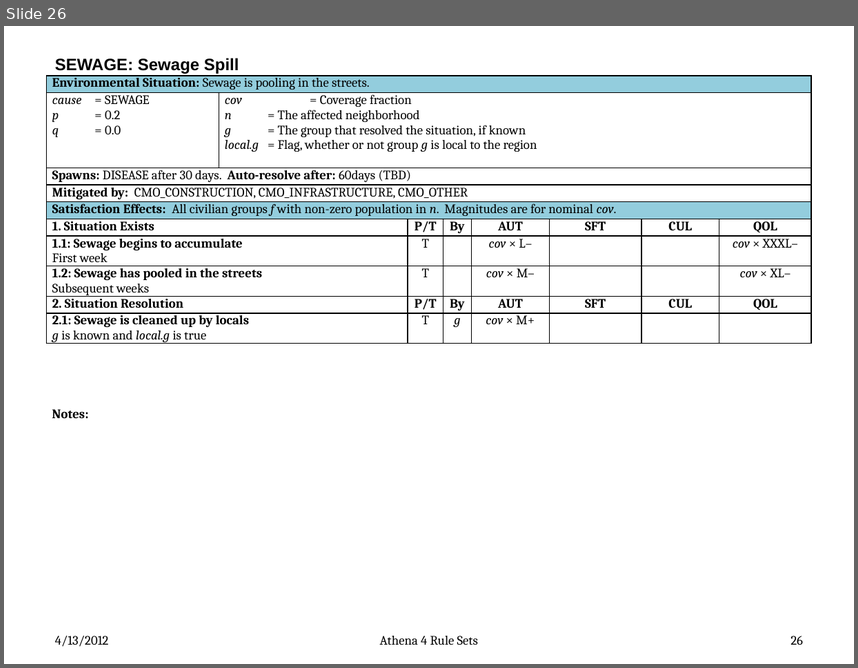
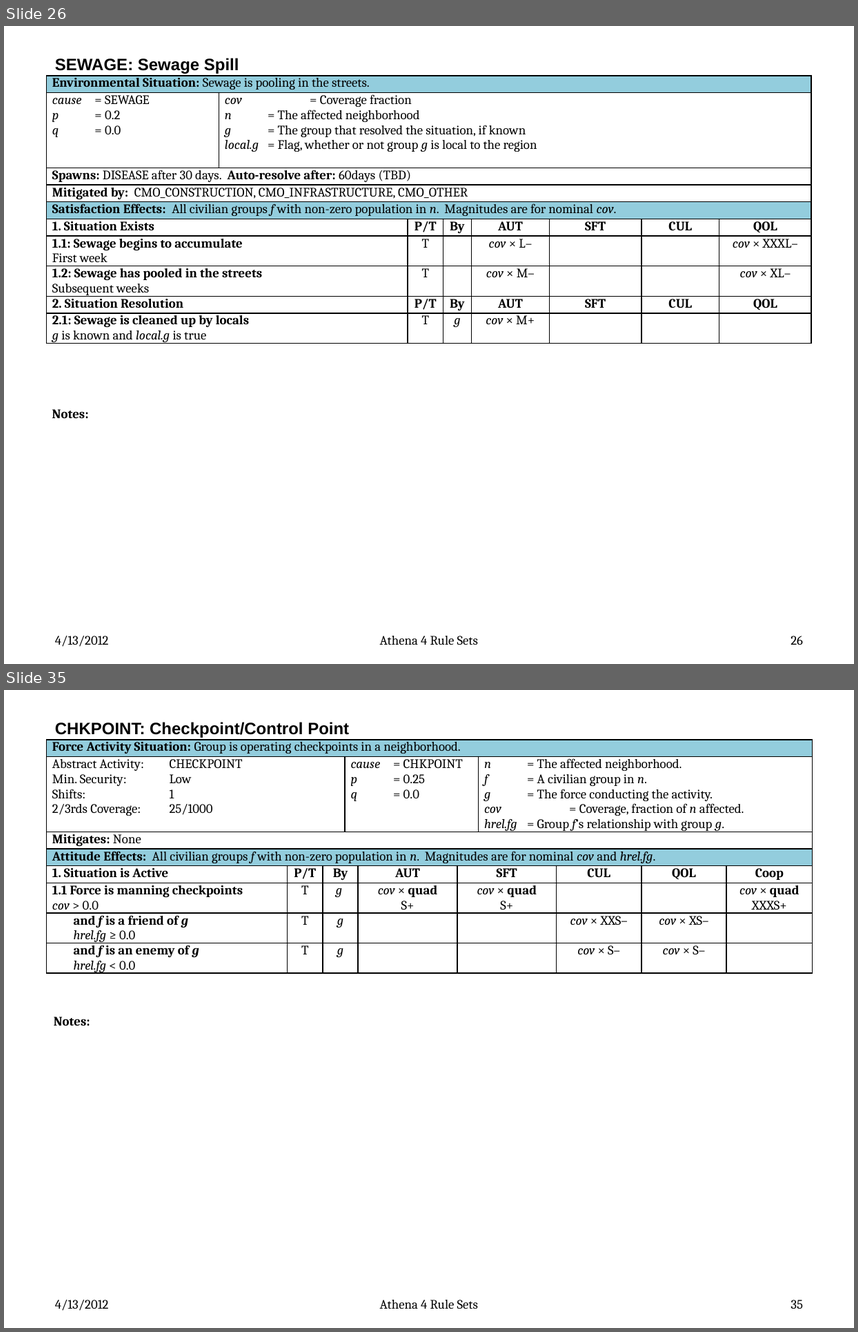
Before and after one commit to AthenaModel/athena-legacy, a slide deck: docs/dev/rules.pptx. Shown one above the other, each under a label of ours: slide 26 before the commit, slides 26 and 35 after it; the slides between them are not shown. The pictures are 858x668 and 858x1332 pixels, drawn with LibreOffice and Linux fonts; fonts in the diff are those of the drawing. Boxes give left, top, right and bottom in pixels: in the first picture for what was removed or moved away, otherwise in the second. Text is boxed around its words. In the diff, an @@ line names an element or a change of style, - is before the commit and + after.

```diff
--- a/docs/dev/rules.pptx
+++ b/docs/dev/rules.pptx
@@ slide 35 added at bbox=[4, 690, 854, 1328], background #FFFFFF @@
@@ title added at bbox=[55, 722, 349, 738], 14 pt, text #000000, bold @@
+CHKPOINT: Checkpoint/Control Point
@@ table added at bbox=[47, 739, 813, 979], 8 rows, 10 columns @@
+Force Activity Situation: Group is operating checkpoints in a neighborhood. |  |  |  |  |  |  |  |  | 
+Abstract Activity: CHECKPOINT / Min. Security: Low / Shifts: 1 / 2/3rds Coverage: 25/1000 |  |  | cause = CHKPOINT / p = 0.25 / q = 0.0 |  |  | n = The affected neighborhood. / f = A civilian group in n. / g = The force conducting the activity. / cov = Coverage, fraction of n affected. / hrel.fg = Group f’s relationship with group g. |  |  | 
+Mitigates: None |  |  |  |  |  |  |  |  | 
+Attitude Effects: All civilian groups f with non-zero population in n. Magnitudes are for nominal cov and hrel.fg. |  |  |  |  |  |  |  |  | 
+1. Situation is Active | P/T | By |  | AUT | SFT |  | CUL | QOL | Coop
+1.1 Force is manning checkpoints / cov > 0.0 | T | g |  | cov × quad / S+ | cov × quad / S+ |  |  |  | cov × quad / XXXS+
+and f is a friend of g / hrel.fg ≥ 0.0 | T | g |  |  |  |  | cov × XXS– | cov × XS– | 
+and f is an enemy of g / hrel.fg < 0.0 | T | g |  |  |  |  | cov × S– | cov × S– | 
@@ text added at bbox=[54, 1016, 90, 1025], 11 pt, text #000000, bold @@
+Notes:
@@ text added at bbox=[55, 1299, 109, 1310], 11 pt, text #000000 @@
+4/13/2012
@@ text added at bbox=[380, 1299, 478, 1309], 11 pt, text #000000 @@
+Athena 4 Rule Sets
@@ page number added at bbox=[791, 1299, 803, 1308], 11 pt, text #000000 @@
+35
```
Also in this commit, not shown: 24 other slides added.
